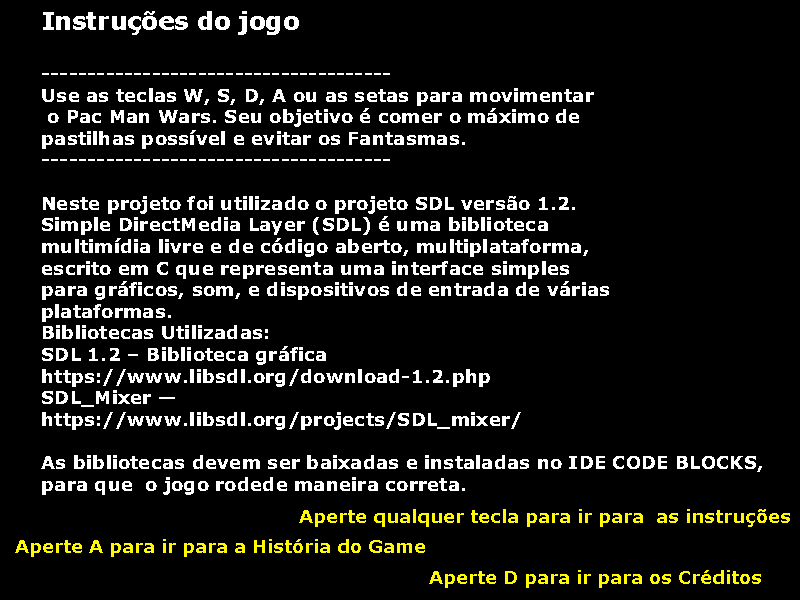
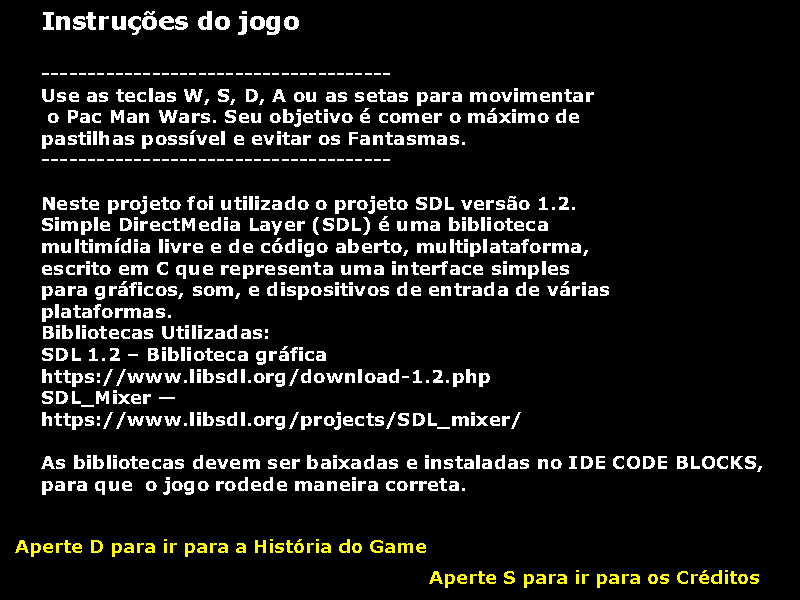
Revision of a layered 800×600 image; what changed, layer by layer:
removed layer "Aperte qualquer tecla para ir para as instruções" over [299,509,790,527]
renamed "Aperte D para ir para os Créditos" to "Aperte S para ir para os Créditos", painted on it over [504,570,761,588]
renamed "Aperte A para ir para a História do Game" to "Aperte D para ir para a História do Game", painted on it over [89,539,426,557]
added layer "Camada 1" above "Plano de Fundo" over [89,509,790,588]
